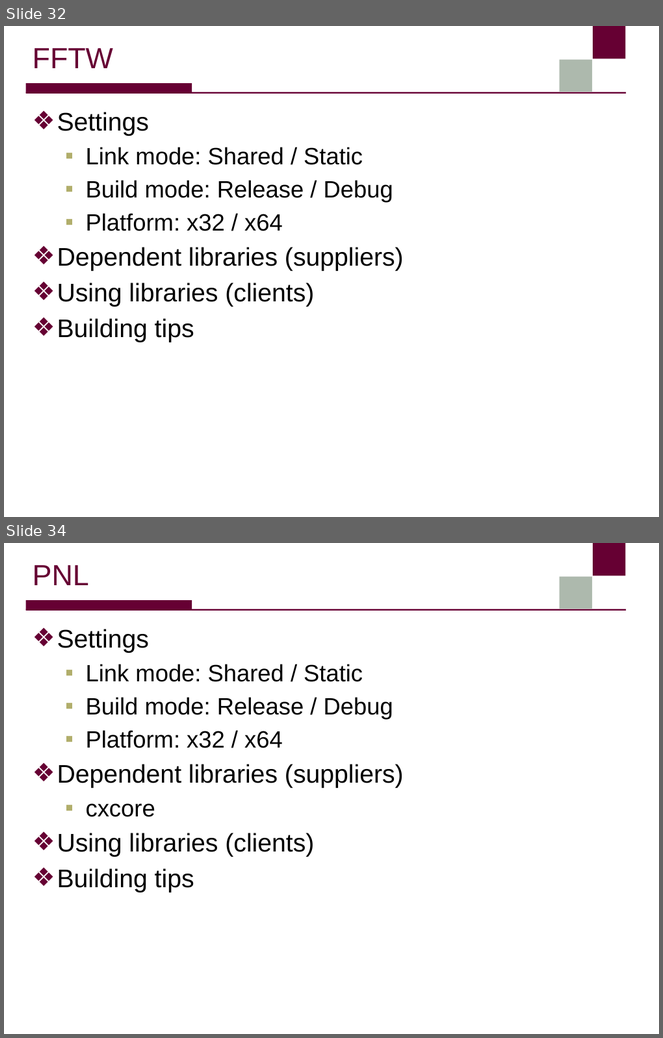
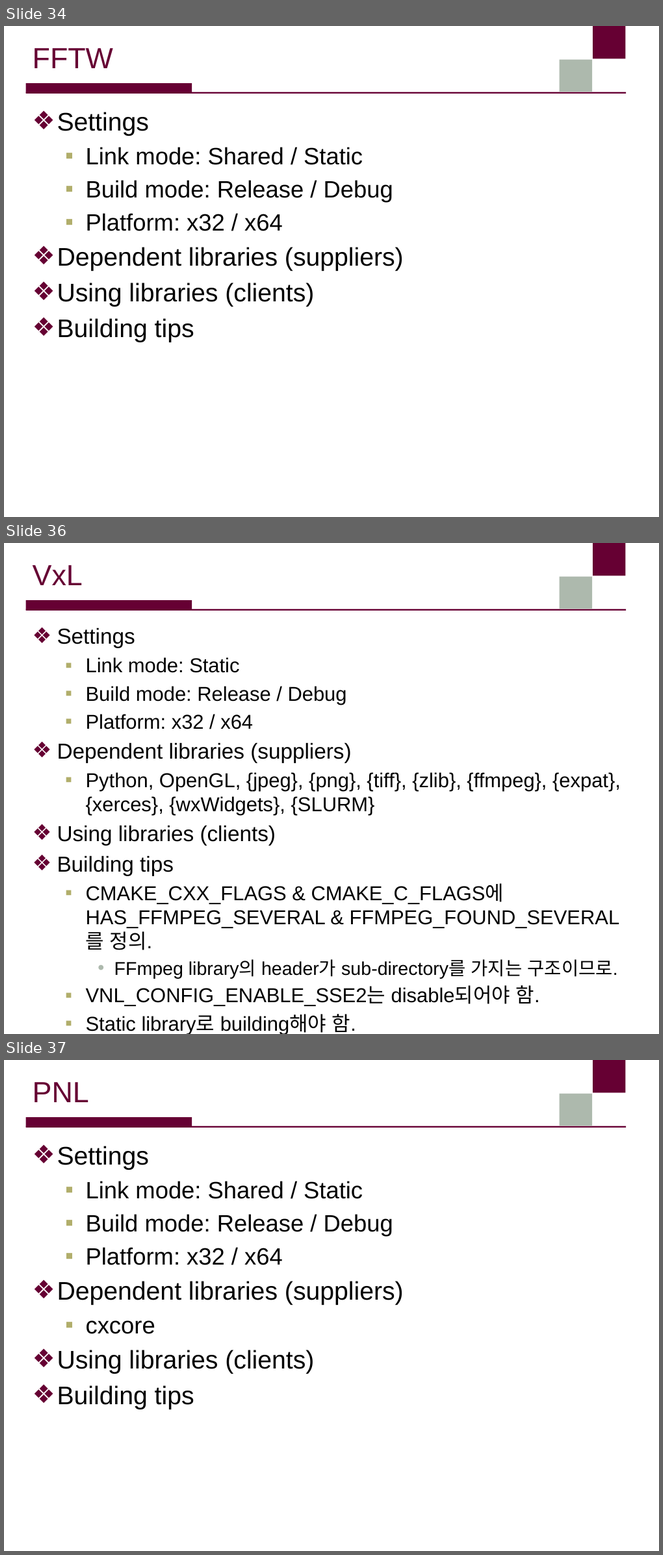
Before and after one commit to sangwook236/SWDT, a slide deck: sw_dev/cpp/external_library_dependency_cpp.pptx. Shown one above the other, each under a label of ours: slides 32 and 34 before the commit, slides 34, 36 and 37 after it; the slides between them are not shown. The pictures are 663x1038 and 663x1555 pixels, drawn with LibreOffice and Linux fonts; fonts in the diff are those of the drawing; background and template pictures are left out. Boxes give left, top, right and bottom in pixels: in the first picture for what was removed or moved away, otherwise in the second. Text is boxed around its words. In the diff, an @@ line names an element or a change of style, - is before the commit and + after.

```diff
--- a/sw_dev/cpp/external_library_dependency_cpp.pptx
+++ b/sw_dev/cpp/external_library_dependency_cpp.pptx
@@ slide 36 added at (4, 543, 659, 1034), background #FFFFFF; not listed: 4 template elements that a slide beside it also shows @@
@@ title added at (33, 565, 83, 585), 32 pt, text #660033 @@
+VxL
@@ text added at (57, 628, 621, 1006), 22.1 pt, text #000000 @@
+❖ Settings
+  ▪ Link mode: Static
+  ▪ Build mode: Release / Debug
+  ▪ Platform: x32 / x64
+❖ Dependent libraries (suppliers)
+  ▪ Python, OpenGL, {jpeg}, {png}, {tiff}, {zlib}, {ffmpeg}, {expat}, {xerces}, {wxWidgets}, {SLURM}
+❖ Using libraries (clients)
+❖ Building tips
+  ▪ CMAKE_CXX_FLAGS & CMAKE_C_FLAGS에 HAS_FFMPEG_SEVERAL & FFMPEG_FOUND_SEVERAL를 정의.
+    • FFmpeg library의 header가 sub-directory를 가지는 구조이므로.
+  ▪ VNL_CONFIG_ENABLE_SSE2는 disable되어야 함.
+  ▪ Static library로 building해야 함.
@@ what was slide 32 is now slide 34 @@
@@ what was slide 34 is now slide 37 @@
```
Also in this commit, not shown: 5 slides changed, 2 other slides added.
